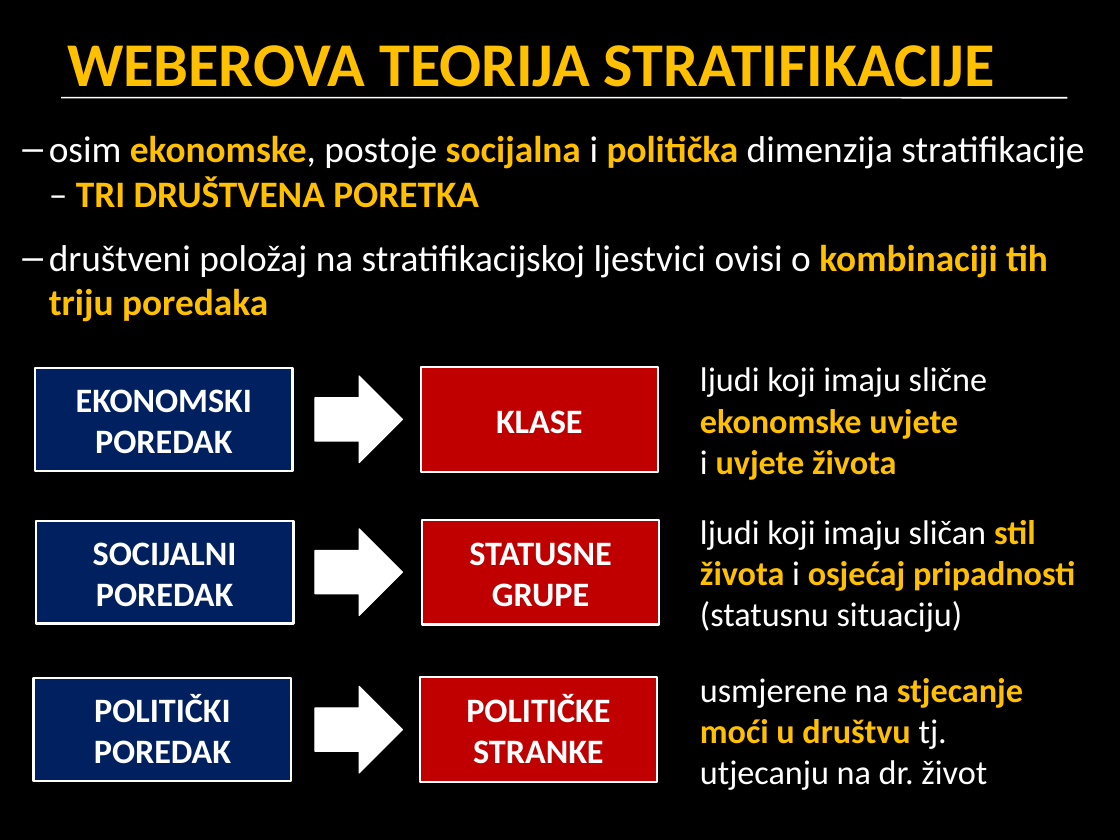
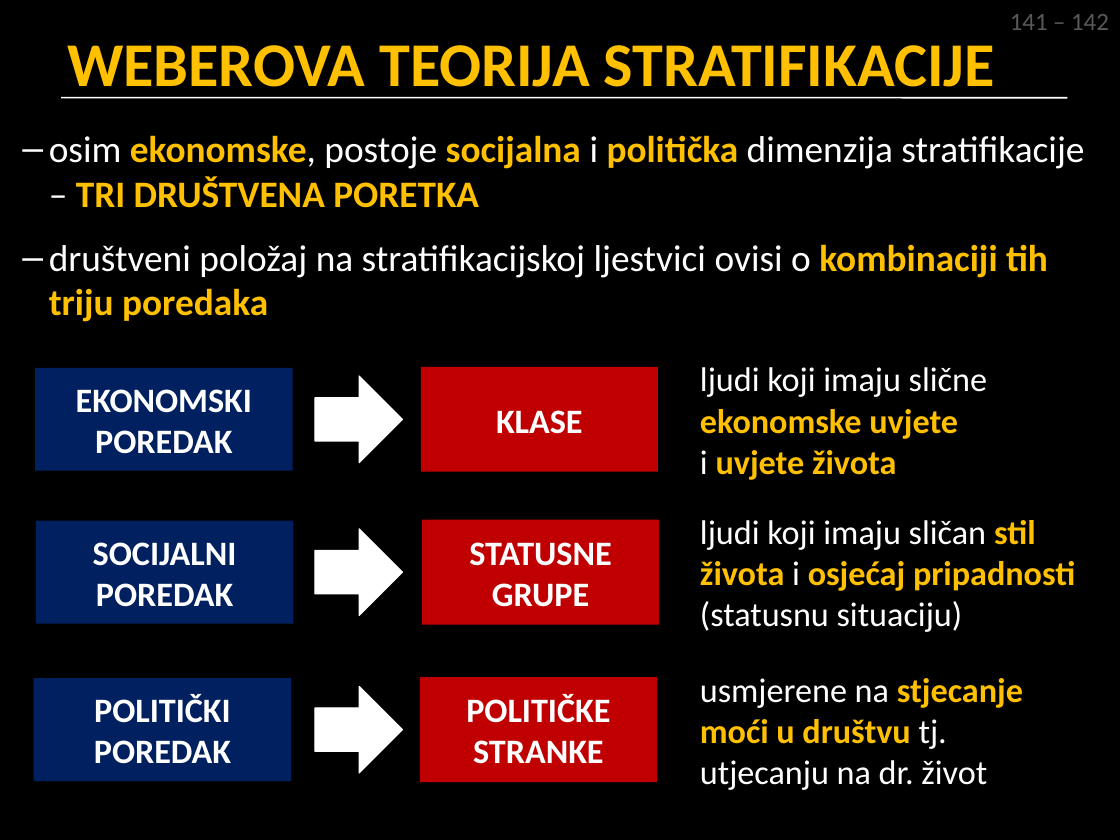
Before and after one commit to srednja-skola/sociologija, a slide deck: slide 20 of data/pptx/007_dr_nejednakosti_i_stratifikacija.pptx. Drawn at 1120x840 pixels with LibreOffice and Linux fonts; fonts in the diff are those of the drawing. Boxes give left, top, right and bottom in pixels: in the first picture for what was removed or moved away, otherwise in the second. Text is boxed around its words. In the diff, an @@ line names an element or a change of style, - is before the commit and + after.

```diff
--- a/data/pptx/007_dr_nejednakosti_i_stratifikacija.pptx
+++ b/data/pptx/007_dr_nejednakosti_i_stratifikacija.pptx
@@ text added at [1010, 14, 1109, 30], 16 pt, text #595959 @@
+141 – 142
@@ outline #FFFFFF 1.5 pt to none in 6 elements at [36, 521, 293, 624], [422, 520, 659, 625], [35, 367, 292, 470], [421, 367, 657, 473], [34, 679, 291, 782], [420, 678, 656, 783] @@
```
Also in this commit, not shown: 24 other slides changed.
